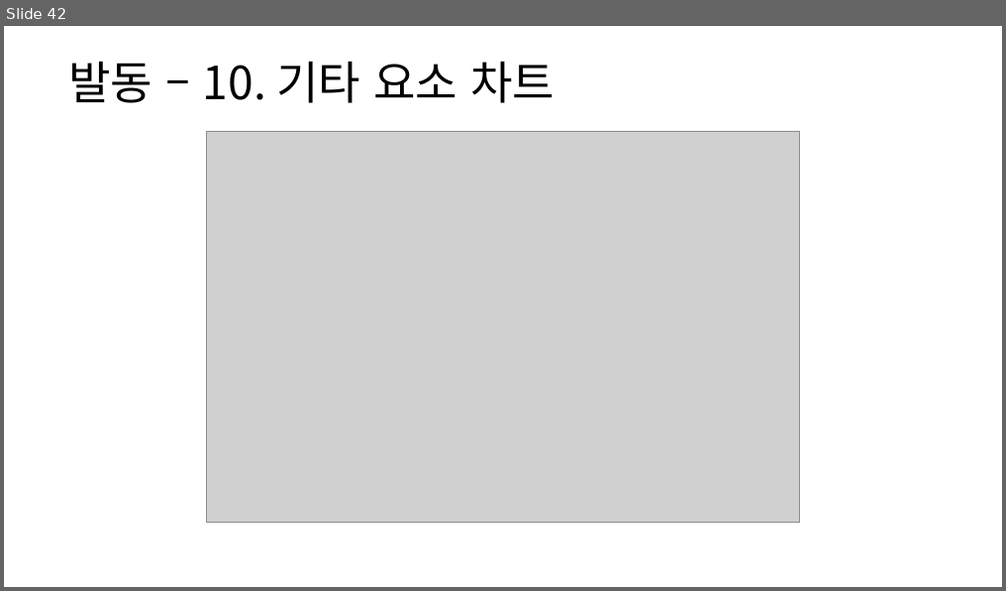
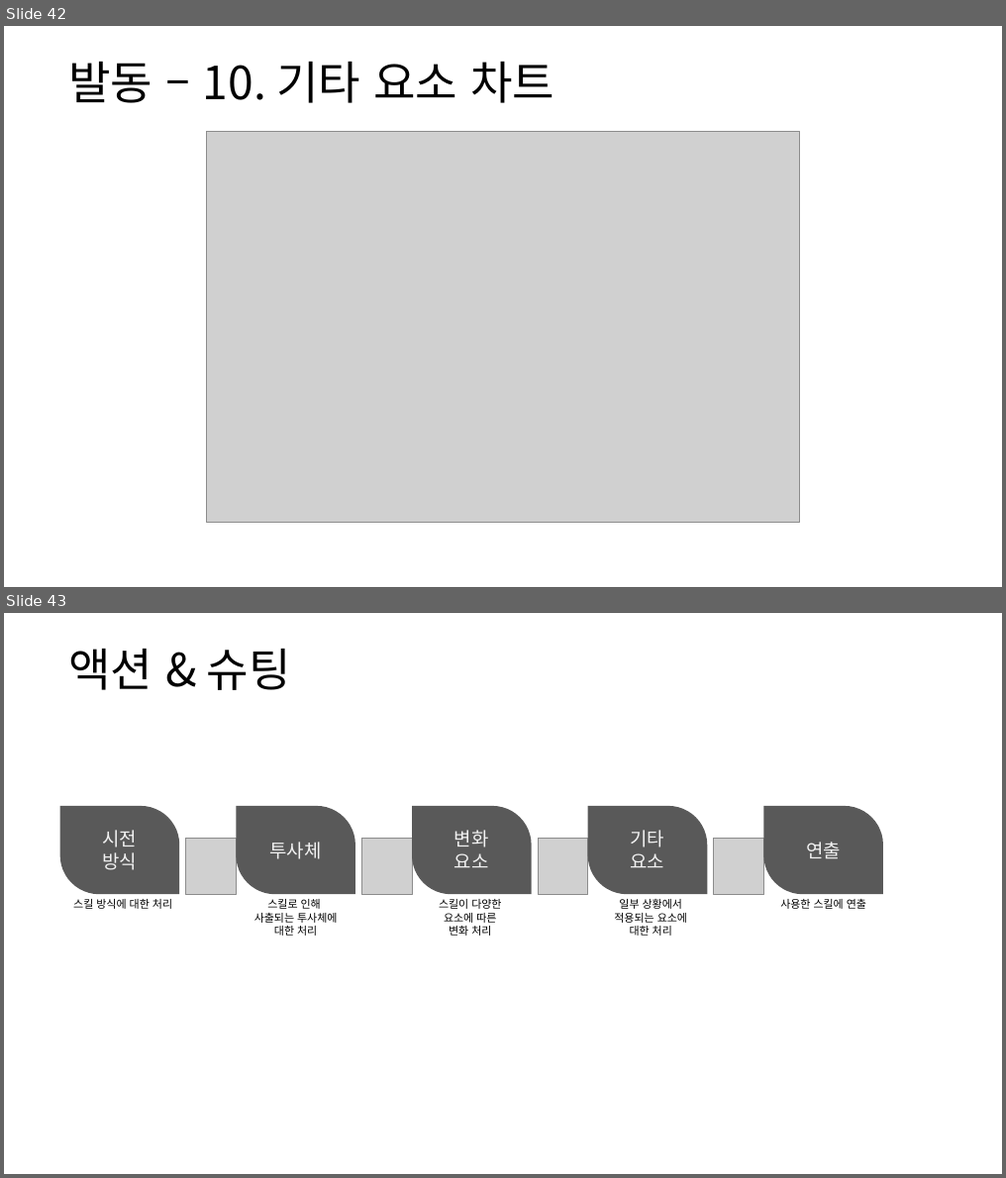
Before and after one commit to yjk0401/unityenginebasic_9th, a slide deck: 기획/방랑엽사전/스킬 시스템 기획서.pptx. Shown one above the other, each under a label of ours: slide 42 before the commit, slides 42 and 43 after it. The pictures are 1006x591 and 1006x1178 pixels, drawn with LibreOffice and Linux fonts; fonts in the diff are those of the drawing; grey boxes stand for pictures. Boxes give left, top, right and bottom in pixels: in the first picture for what was removed or moved away, otherwise in the second. Text is boxed around its words. In the diff, an @@ line names an element or a change of style, - is before the commit and + after.

```diff
--- a/기획/방랑엽사전/스킬 시스템 기획서.pptx
+++ b/기획/방랑엽사전/스킬 시스템 기획서.pptx
@@ slide 43 added at [4, 613, 1002, 1174], background #FFFFFF @@
@@ text added at [68, 649, 291, 690], 44 pt, text #000000 @@
+액션 & 슈팅
@@ round diag rect added at [60, 806, 180, 894], fill #595959, 18 pt, text #F2F2F2 @@
+시전
+방식
@@ round diag rect added at [236, 806, 355, 894], fill #595959, 18 pt, text #F2F2F2 @@
+투사체
@@ round diag rect added at [412, 806, 532, 894], fill #595959, 18 pt, text #F2F2F2 @@
+변화
+요소
@@ round diag rect added at [588, 806, 708, 894], fill #595959, 18 pt, text #F2F2F2 @@
+기타
+요소
@@ round diag rect added at [764, 806, 884, 894], fill #595959, 18 pt, text #F2F2F2 @@
+연출
@@ picture added at [186, 839, 236, 894] @@
@@ picture added at [361, 839, 412, 894] @@
@@ picture added at [538, 839, 588, 894] @@
@@ picture added at [714, 839, 764, 894] @@
@@ text added at [73, 899, 172, 909], 10.5 pt, text #000000 @@
+스킬 방식에 대한 처리
@@ text added at [254, 899, 337, 936], 10.5 pt, text #000000 @@
+스킬로 인해
+사출되는 투사체에 대한 처리
@@ text added at [439, 899, 501, 936], 10.5 pt, text #000000 @@
+스킬이 다양한
+요소에 따른
+변화 처리
@@ text added at [614, 899, 687, 936], 10.5 pt, text #000000 @@
+일부 상황에서
+적용되는 요소에
+대한 처리
@@ text added at [780, 899, 866, 909], 10.5 pt, text #000000 @@
+사용한 스킬에 연출
```
Also in this commit, not shown: 8 other slides added.
